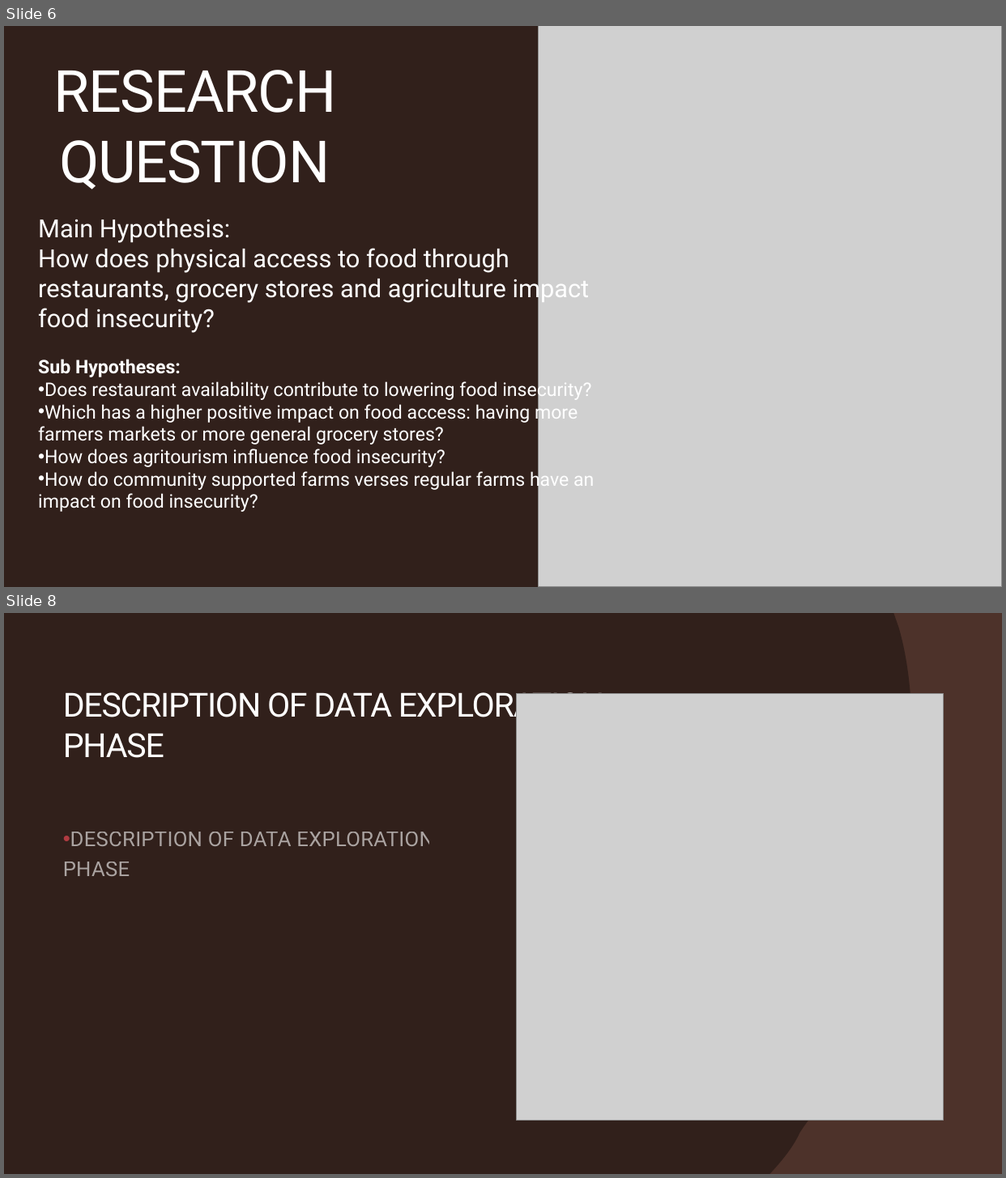
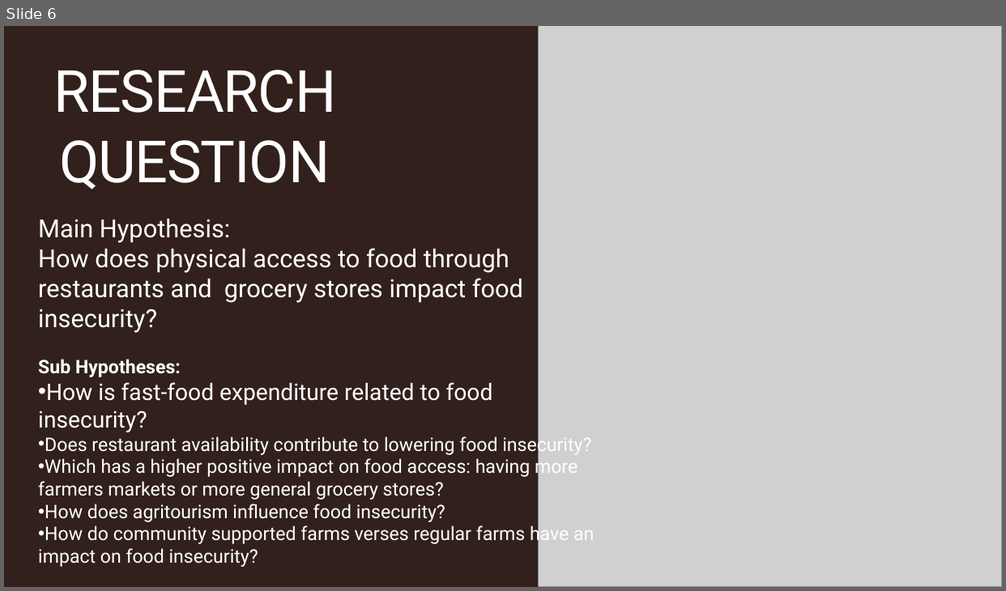
Before and after one commit to macicchino/Food_Insecurity, a slide deck: Presentation in progress/SQL TEAM 6 FOOD INSECURITY PRESENTATION.pptx. Shown one above the other, each under a label of ours: slides 6 and 8 before the commit, slide 6 after it; the slides between them are not shown. The pictures are 1006x1178 and 1006x591 pixels, drawn with LibreOffice and Linux fonts; fonts in the diff are those of the drawing; grey boxes stand for pictures. Boxes give left, top, right and bottom in pixels: in the first picture for what was removed or moved away, otherwise in the second. Text is boxed around its words. In the diff, an @@ line names an element or a change of style, - is before the commit and + after.

```diff
--- a/Presentation in progress/SQL TEAM 6 FOOD INSECURITY PRESENTATION.pptx
+++ b/Presentation in progress/SQL TEAM 6 FOOD INSECURITY PRESENTATION.pptx
@@ slide 8 removed at [4, 613, 1002, 1174], background #31201B @@
@@ rectangle removed at [4, 613, 1002, 1174] @@
@@ freeform shape removed at [4, 613, 913, 1174] @@
@@ title removed at [63, 692, 604, 758] @@
-DESCRIPTION OF DATA EXPLORATION PHASE
@@ picture removed at [516, 693, 943, 1120] @@
@@ text removed at [63, 832, 434, 876] @@
-• DESCRIPTION OF DATA EXPLORATION PHASE
@@ slide 6 changed as well @@
@@ text at [38, 248, 523, 333]: text changed @@
-How does physical access to food through restaurants, grocery stores and agriculture impact food insecurity?
+How does physical access to food through restaurants and grocery stores impact food insecurity?
@@ text at [38, 382, 493, 433]: paragraph added @@
+• How is fast-food expenditure related to food insecurity?
```
Also in this commit, not shown: 9 other slides changed.
